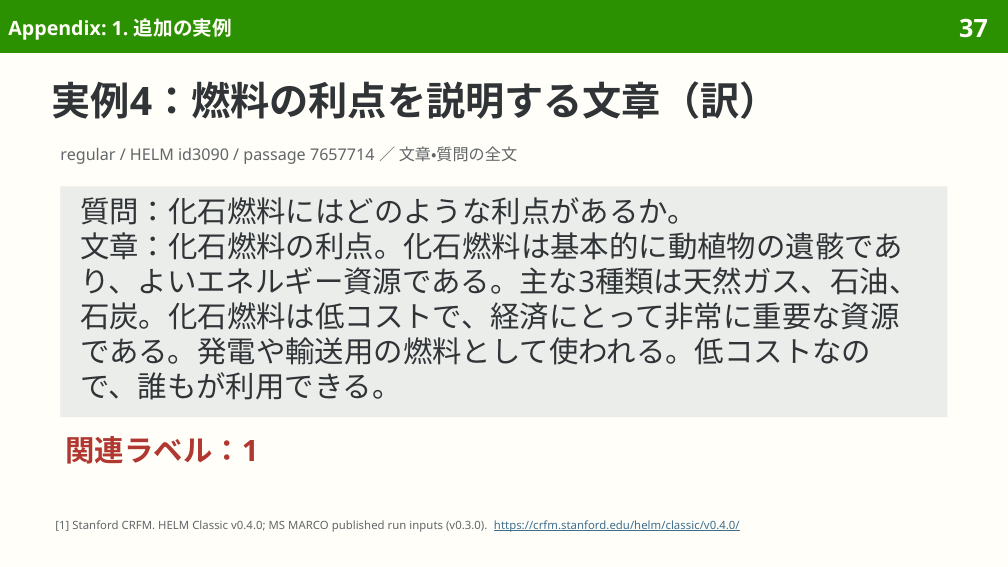
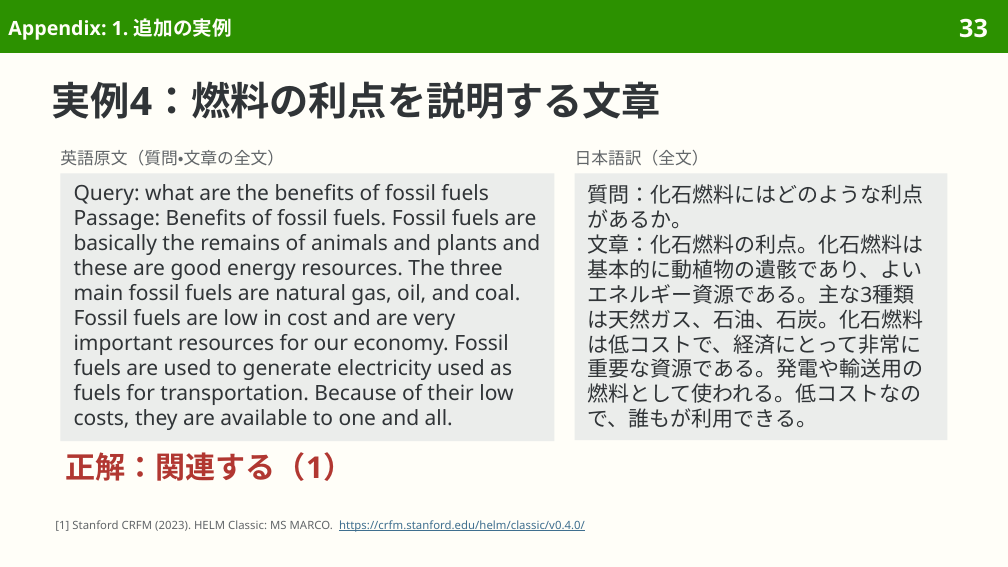
Before and after one commit to sasakiy84/datasets-in-10-minutes, a slide deck: slide 33 of slides/datasets-in-10-minutes-msmarco.pptx (slide 37 before the commit). Drawn at 1008x567 pixels with LibreOffice and Linux fonts; fonts in the diff are those of the drawing. Boxes give left, top, right and bottom in pixels: in the first picture for what was removed or moved away, otherwise in the second. Text is boxed around its words. In the diff, an @@ line names an element or a change of style, - is before the commit and + after.

Commit message:
Explain MS MARCO ranking in natural Japanese with readable complete examples

```diff
--- a/slides/datasets-in-10-minutes-msmarco.pptx
+++ b/slides/datasets-in-10-minutes-msmarco.pptx
@@ page number at box(959, 18, 988, 38): text changed @@
-37
+33
@@ title at box(52, 81, 662, 119): text changed @@
-実例4：燃料の利点を説明する文章（訳）
+実例4：燃料の利点を説明する文章
@@ text at box(60, 150, 284, 166): text changed; size 11.5 to 12 pt @@
-regular / HELM id3090 / passage 7657714 ／ 文章・質問の全文
+英語原文（質問・文章の全文）
@@ rectangle added at box(60, 173, 554, 442), fill #EBEDEB, 15 pt, text #303437 @@
+Query: what are the benefits of fossil fuels
+Passage: Benefits of fossil fuels. Fossil fuels are basically the remains of animals and plants and these are good energy resources. The three main fossil fuels are natural gas, oil, and coal. Fossil fuels are low in cost and are very important resources for our economy. Fossil fuels are used to generate electricity used as fuels for transportation. Because of their low costs, they are available to one and all.
@@ rectangle "質問：化石燃料にはどのような利点があるか。": place and size @@
-rectangle "質問：化石燃料にはどのような利点があるか。" at box(60, 186, 948, 417)
+rectangle "質問：化石燃料にはどのような利点があるか。" at box(575, 173, 948, 440)
@@ rectangle "質問：化石燃料にはどのような利点があるか。" at box(575, 173, 948, 440): size 21 to 15 pt; line spacing 25pt to 17.8pt @@
@@ text added at box(575, 150, 709, 166), 12 pt, text #626669 @@
+日本語訳（全文）
@@ text at box(65, 452, 353, 481): text changed; size 21 to 21.5 pt @@
-関連ラベル：1
+正解：関連する（1）
@@ text at box(55, 520, 585, 532): text changed; text colour #626669 to #3F6F8F @@
-[1] Stanford CRFM. HELM Classic v0.4.0; MS MARCO published run inputs (v0.3.0). https://crfm.stanford.edu/helm/classic/v0.4.0/
+[1] Stanford CRFM (2023). HELM Classic: MS MARCO. https://crfm.stanford.edu/helm/classic/v0.4.0/
```
Also in this commit, not shown: 34 other slides changed, 3 slides added, 15 slides removed, 40 other files.
